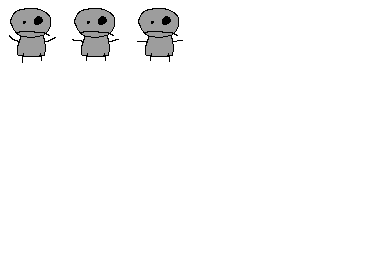
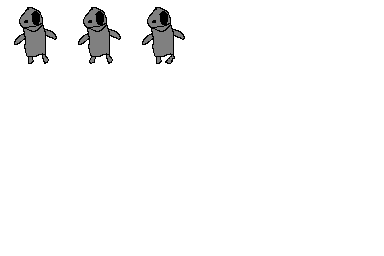
Comparing the layer stacks of the two 384x256 images. Changes:
painted on "1 copy #1" over 137, 7, 185, 64
painted on "1 copy" over 72, 7, 121, 64
painted on "1" over 9, 7, 57, 64
